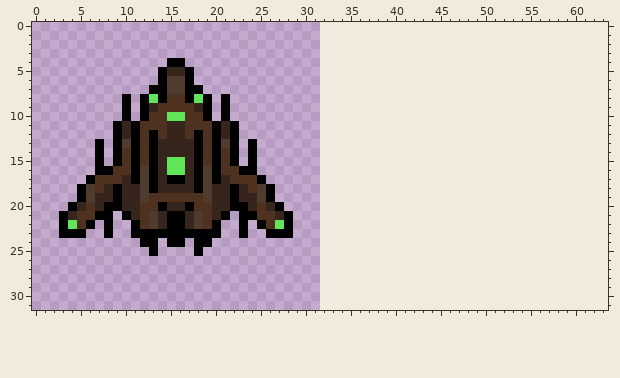
Pixel-art sprite, stored at ProjectPrototype/ProjectPrototype/Content/Sprites/elecShip.png. Above, as it was before the edit.
The file is 64x64 pixels, drawn in blocks of 2x2; one block is one cell here. The old version is drawn lined up with the new one, on the new canvas.
After:
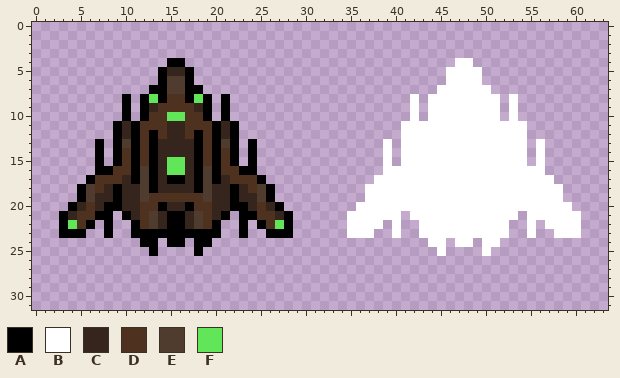
Palette (. is transparent): A #000000  B #ffffff  C #35251c  D #4f3120  E #503b2f  F #61e65a
Diff:
canvas 32x32 -> 64x32
Colour B is added in row 4 at x 47 to 48; in rows 5 to 6 at x 46 to 49; in row 7 at x 45 to 50; in rows 8 to 10 at x 42, 44 to 51 and 53; in rows 11 to 12 at x 41 to 54; in rows 13 to 15 at x 39, 41 to 54 and 56.
Colour B is added in row 16 at x 39 to 56; in row 17 at x 38 to 57; in rows 18 to 19 at x 37 to 58; in row 20 at x 36 to 59; in row 21 at x 35 to 40, 42 to 53 and 55 to 60; in row 22 at x 35 to 38, 40, 43 to 52, 55 and 57 to 60.
Colour B is added in row 23 at x 35 to 37, 40, 43 to 52, 55 and 58 to 60; in row 24 at x 44 to 45, 47 to 48 and 50 to 51; in row 25 at x 45 and 50.
Changed places in both pictures, as pixel boxes (x1, y1, x2, y2):
added: (347, 58, 581, 256)
